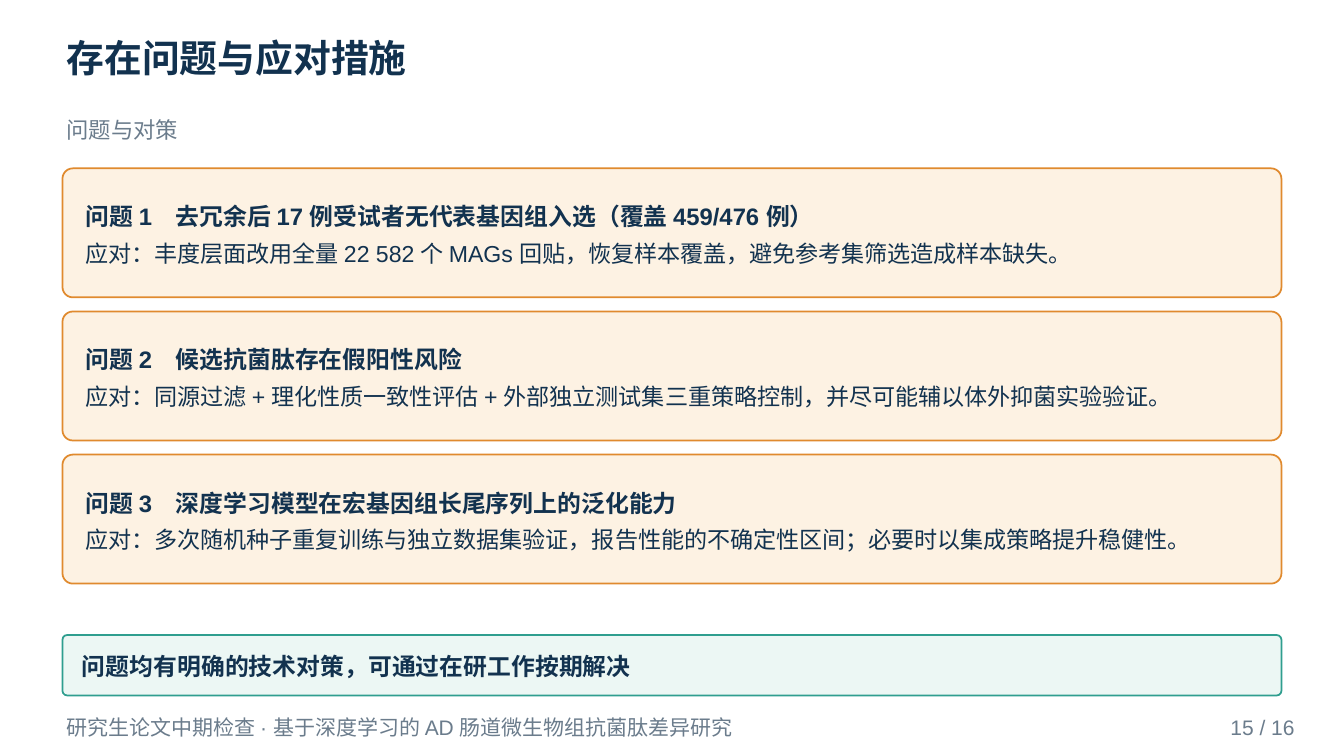
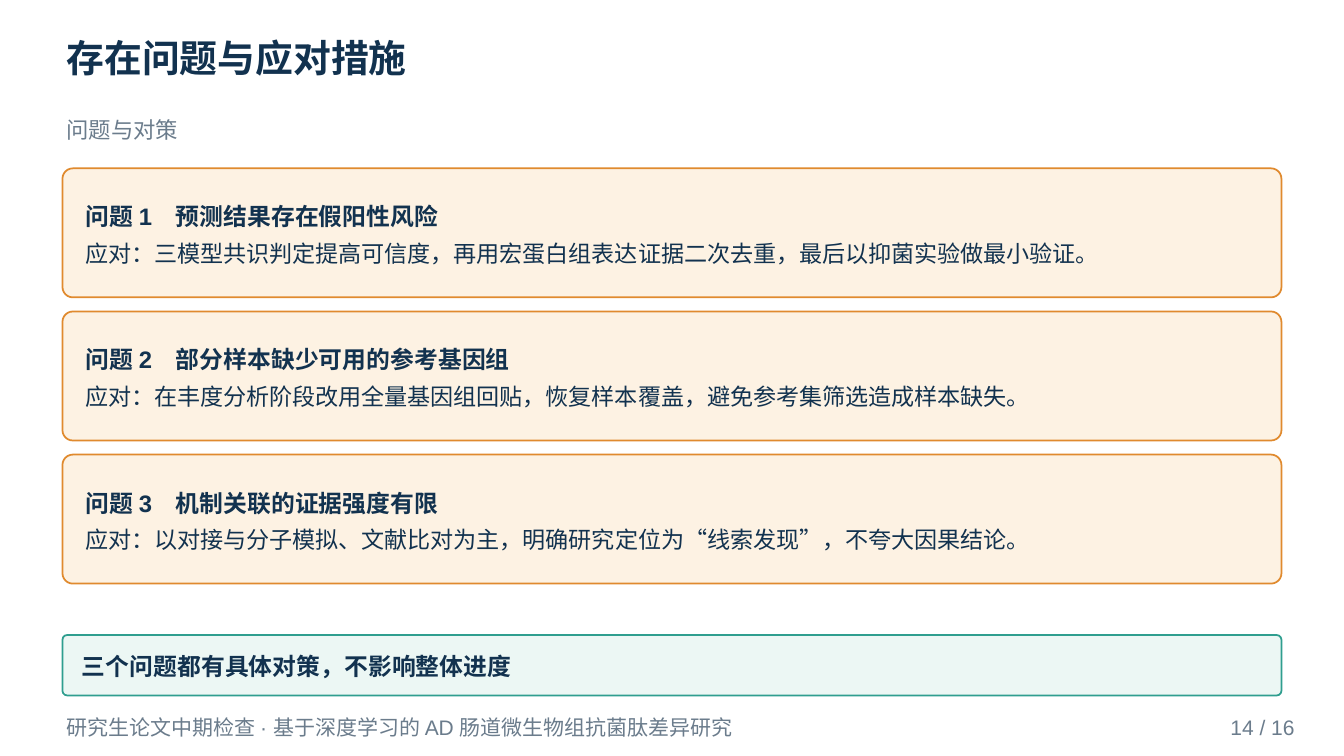
Before and after one commit to mqgg5630-cyber/zhongqi, a slide deck: slide 14 of deliverable/中期答辩.pptx (slide 15 before the commit). Drawn at 1344x756 pixels with LibreOffice and Linux fonts; fonts in the diff are those of the drawing. Boxes give left, top, right and bottom in pixels: in the first picture for what was removed or moved away, otherwise in the second. Text is boxed around its words. In the diff, an @@ line names an element or a change of style, - is before the commit and + after.

```diff
--- a/deliverable/中期答辩.pptx
+++ b/deliverable/中期答辩.pptx
@@ text in rounded rectangle at (86, 204, 1099, 265): text changed @@
-问题 1 去冗余后 17 例受试者无代表基因组入选（覆盖 459/476 例）
-应对：丰度层面改用全量 22 582 个 MAGs 回贴，恢复样本覆盖，避免参考集筛选造成样本缺失。
+问题 1 预测结果存在假阳性风险
+应对：三模型共识判定提高可信度，再用宏蛋白组表达证据二次去重，最后以抑菌实验做最小验证。
@@ text in rounded rectangle at (86, 347, 1030, 408): text changed @@
-问题 2 候选抗菌肽存在假阳性风险
-应对：同源过滤 + 理化性质一致性评估 + 外部独立测试集三重策略控制，并尽可能辅以体外抑菌实验验证。
+问题 2 部分样本缺少可用的参考基因组
+应对：在丰度分析阶段改用全量基因组回贴，恢复样本覆盖，避免参考集筛选造成样本缺失。
@@ text in rounded rectangle at (86, 491, 1030, 551): text changed @@
-问题 3 深度学习模型在宏基因组长尾序列上的泛化能力
-应对：多次随机种子重复训练与独立数据集验证，报告性能的不确定性区间；必要时以集成策略提升稳健性。
+问题 3 机制关联的证据强度有限
+应对：以对接与分子模拟、文献比对为主，明确研究定位为“线索发现”，不夸大因果结论。
@@ text in rounded rectangle at (82, 654, 511, 678): text changed @@
-问题均有明确的技术对策，可通过在研工作按期解决
+三个问题都有具体对策，不影响整体进度
@@ text at (1230, 720, 1294, 735): text changed @@
-15 / 16
+14 / 16
```
Also in this commit, not shown: 12 other slides changed, 1 slide added, 1 slide removed, 24 other files.
